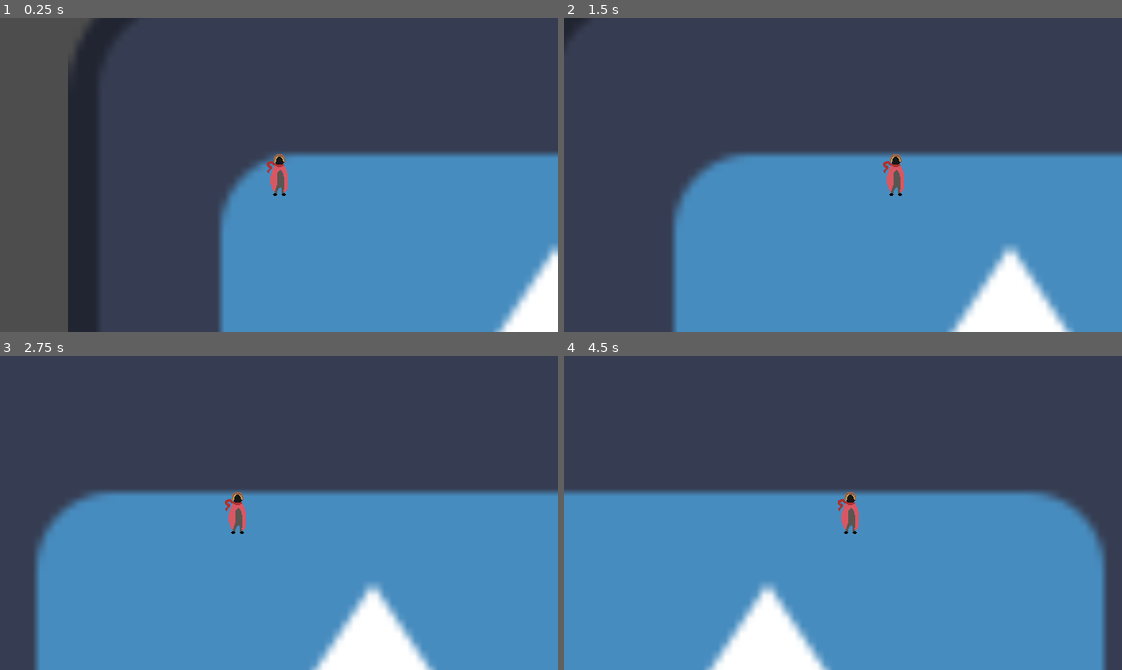
Above: before the commit, frames 1-4 (two rows, left to right).
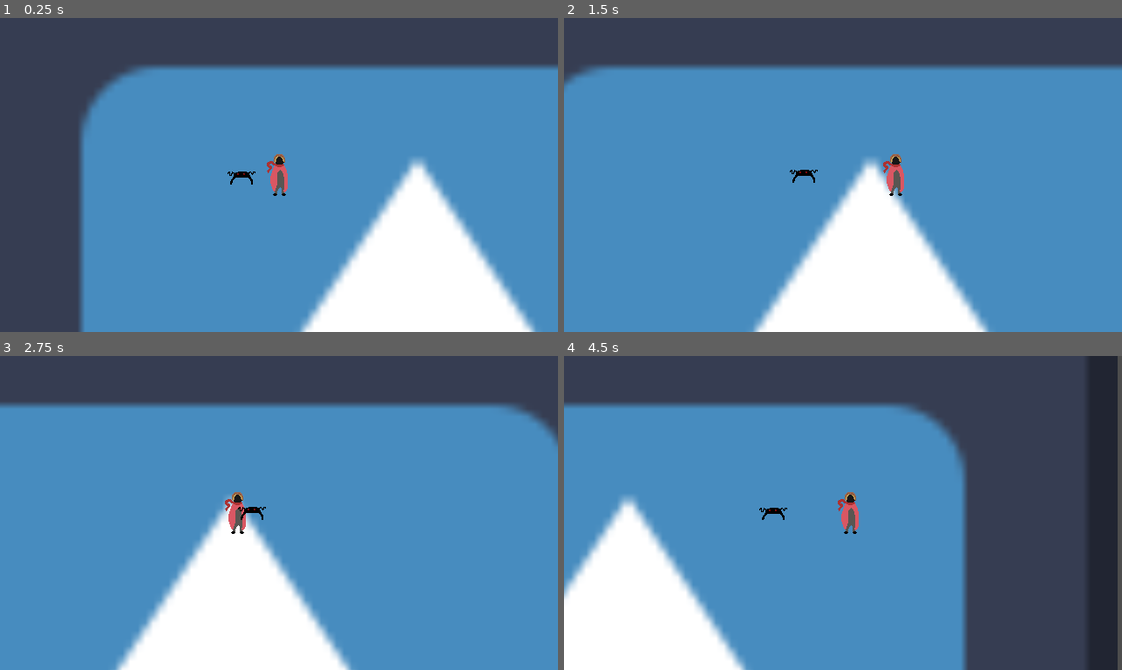
Above: after the commit, the same moments.

Repository: ArmanAmeri/9-Days-To-Live
Game: Godot game, scene res://Scenes/Main/scene_manager.tscn
The game is run twice, just before and just after one commit, with the same random seed, the same clock (stepped at 60 frames per second) and the same inputs. The engine's default icon, where the game draws it, is replaced by a stand-in: a white triangle on a blue panel in a dark square.
Inputs:
- Up to frame 1 (0.25 s): no input
- Up to frame 2 (1.5 s): tap Enter (ui_accept) at 0.5, 0.6, 0.77, 1.07, 1.35 s; hold Right (ui_right) from 0.53 s (still down)
- Up to frame 3 (2.75 s): tap Enter (ui_accept) at 1.52, 1.82, 2.1 s; release Right (ui_right) at 2.03 s; hold Left (ui_left) from 2.03 s (still down)
- Up to frame 4 (4.5 s): release Left (ui_left) at 2.78 s; hold Right (ui_right) 2.78-4.28 s; tap Enter (ui_accept) at 2.85, 3.02, 3.32, 3.6, 3.77, 4.07, 4.35 s; hold Left (ui_left) from 4.28 s (still down)

The runs differ from the first frame. In frame 1, 56% of the frame differs, in the area x 12-100%, y 0-100%; in frame 2, 56%, in the area x 0-100%, y 0-100%; in frame 3, 48%; in frame 4, 52%.

Commit message:
Enemy AI test
Enemy is now able to follow you (used components)

Diff:
--- a/Scenes/Components/ai_component.tscn
+++ b/Scenes/Components/ai_component.tscn
@@ -1,3 +1,6 @@
-[gd_scene format=3 uid="uid://c7pn14vyqh3u7"]
+[gd_scene load_steps=2 format=3 uid="uid://c7pn14vyqh3u7"]
+
+[ext_resource type="Script" path="res://Scripts/Components/ai_component.gd" id="1_l4jxt"]
 
 [node name="AIComponent" type="Node2D"]
+script = ExtResource("1_l4jxt")
--- a/Scenes/Enemies/enemy_test.tscn
+++ b/Scenes/Enemies/enemy_test.tscn
@@ -1,11 +1,20 @@
-[gd_scene load_steps=3 format=3 uid="uid://cvwiftvgq4ko4"]
+[gd_scene load_steps=9 format=3 uid="uid://cvwiftvgq4ko4"]
 
+[ext_resource type="Script" path="res://Scripts/Enemies/enemy_test.gd" id="1_bd7i7"]
 [ext_resource type="Texture2D" uid="uid://7n6qnks6iptt" path="res://Assets/Sprites/Enemies/enemyplaceholder.png" id="1_iicjj"]
+[ext_resource type="PackedScene" uid="uid://dufp4cjrdgk4t" path="res://Scenes/Components/movement_component.tscn" id="3_sm3vc"]
+[ext_resource type="PackedScene" uid="uid://c5w2f44wlbeyd" path="res://Scenes/Components/health_component.tscn" id="4_f6jrb"]
+[ext_resource type="PackedScene" uid="uid://brrw37x1774kf" path="res://Scenes/Components/hitbox_component.tscn" id="5_lyqdk"]
+[ext_resource type="PackedScene" uid="uid://c7pn14vyqh3u7" path="res://Scenes/Components/ai_component.tscn" id="6_ashcj"]
 
 [sub_resource type="CapsuleShape2D" id="CapsuleShape2D_agse5"]
 radius = 4.0
 
+[sub_resource type="RectangleShape2D" id="RectangleShape2D_jrt4i"]
+size = Vector2(32, 15)
+
 [node name="EnemyTest" type="CharacterBody2D"]
+script = ExtResource("1_bd7i7")
 
 [node name="Sprite2D" type="Sprite2D" parent="."]
 texture_filter = 1
@@ -15,3 +24,17 @@
 position = Vector2(0, 5)
 rotation = 1.5708
 shape = SubResource("CapsuleShape2D_agse5")
+
+[node name="MovementComponent" parent="." instance=ExtResource("3_sm3vc")]
+speed = 100.0
+
+[node name="HealthComponent" parent="." instance=ExtResource("4_f6jrb")]
+
+[node name="HitboxComponent" parent="." node_paths=PackedStringArray("health_component") instance=ExtResource("5_lyqdk")]
+health_component = NodePath("../HealthComponent")
+
+[node name="CollisionShape2D" type="CollisionShape2D" parent="HitboxComponent"]
+position = Vector2(0, 0.5)
+shape = SubResource("RectangleShape2D_jrt4i")
+
+[node name="AIComponent" parent="." instance=ExtResource("6_ashcj")]
--- a/Scenes/Main/scene_manager.tscn
+++ b/Scenes/Main/scene_manager.tscn
@@ -1,14 +1,19 @@
-[gd_scene load_steps=3 format=3 uid="uid://ba7ifu0k4yriy"]
+[gd_scene load_steps=4 format=3 uid="uid://dy2x7biq2mdme"]
 
-[ext_resource type="PackedScene" uid="uid://bib3plfdoib4" path="res://Scenes/World/main.tscn" id="1_yg0ss"]
-[ext_resource type="PackedScene" uid="uid://wv3abl31ronq" path="res://Scenes/Player/player.tscn" id="2_o34v0"]
+[ext_resource type="PackedScene" path="res://Scenes/World/main.tscn" id="1_yg0ss"]
+[ext_resource type="PackedScene" uid="uid://bnm134g8irktv" path="res://Scenes/Player/player.tscn" id="2_o34v0"]
+[ext_resource type="PackedScene" uid="uid://cvwiftvgq4ko4" path="res://Scenes/Enemies/enemy_test.tscn" id="3_qcage"]
 
 [node name="SceneManager" type="Node"]
 
 [node name="Main" parent="." instance=ExtResource("1_yg0ss")]
 
 [node name="Player" parent="." instance=ExtResource("2_o34v0")]
+position = Vector2(160, 100)
 
 [node name="Camera2D" type="Camera2D" parent="Player"]
 position_smoothing_enabled = true
 position_smoothing_speed = 3.0
+
+[node name="EnemyTest" parent="." instance=ExtResource("3_qcage")]
+position = Vector2(94, 104)
--- a/Scenes/Player/player.tscn
+++ b/Scenes/Player/player.tscn
@@ -35,7 +35,7 @@
 [sub_resource type="CapsuleShape2D" id="CapsuleShape2D_86m0y"]
 height = 44.0
 
-[node name="Player" type="CharacterBody2D"]
+[node name="Player" type="CharacterBody2D" groups=["player"]]
 script = ExtResource("1_e3qtb")
 
 [node name="Sprite2D" type="Sprite2D" parent="."]
--- a/Scripts/Components/ai_component.gd
+++ b/Scripts/Components/ai_component.gd
@@ -1,11 +1,13 @@
 extends Node2D
 
+var player
 
-# Called when the node enters the scene tree for the first time.
-func _ready() -> void:
-	pass # Replace with function body.
+func _ready():
+	player = get_tree().get_first_node_in_group("player")
 
+signal move_input(direction: Vector2)
 
-# Called every frame. 'delta' is the elapsed time since the previous frame.
-func _process(delta: float) -> void:
-	pass
+func _process(_delta: float) -> void:
+	var direction = (player.position - global_position).normalized()
+
+	move_input.emit(direction)
--- a/Scripts/Enemies/enemy_test.gd
+++ b/Scripts/Enemies/enemy_test.gd
@@ -1,25 +1,10 @@
 extends CharacterBody2D
 
+@onready var movement_component = $MovementComponent
+@onready var ai_component: Node2D = $AIComponent
 
-const SPEED = 300.0
-const JUMP_VELOCITY = -400.0
+func _ready() -> void:
+	ai_component.connect("move_input", _on_move_input)
 
-
-func _physics_process(delta: float) -> void:
-	# Add the gravity.
-	if not is_on_floor():
-		velocity += get_gravity() * delta
-
-	# Handle jump.
-	if Input.is_action_just_pressed("ui_accept") and is_on_floor():
-		velocity.y = JUMP_VELOCITY
-
-	# Get the input direction and handle the movement/deceleration.
-	# As good practice, you should replace UI actions with custom gameplay actions.
-	var direction := Input.get_axis("ui_left", "ui_right")
-	if direction:
-		velocity.x = direction * SPEED
-	else:
-		velocity.x = move_toward(velocity.x, 0, SPEED)
-
-	move_and_slide()
+func _on_move_input(direction: Vector2) -> void:
+	movement_component.set_velocity(direction)
--- a/Scripts/Player/player.gd
+++ b/Scripts/Player/player.gd
@@ -1,5 +1,4 @@
 extends CharacterBody2D
-
 
 @onready var movement_component = $MovementComponent
 @onready var input_component = $InputComponent
